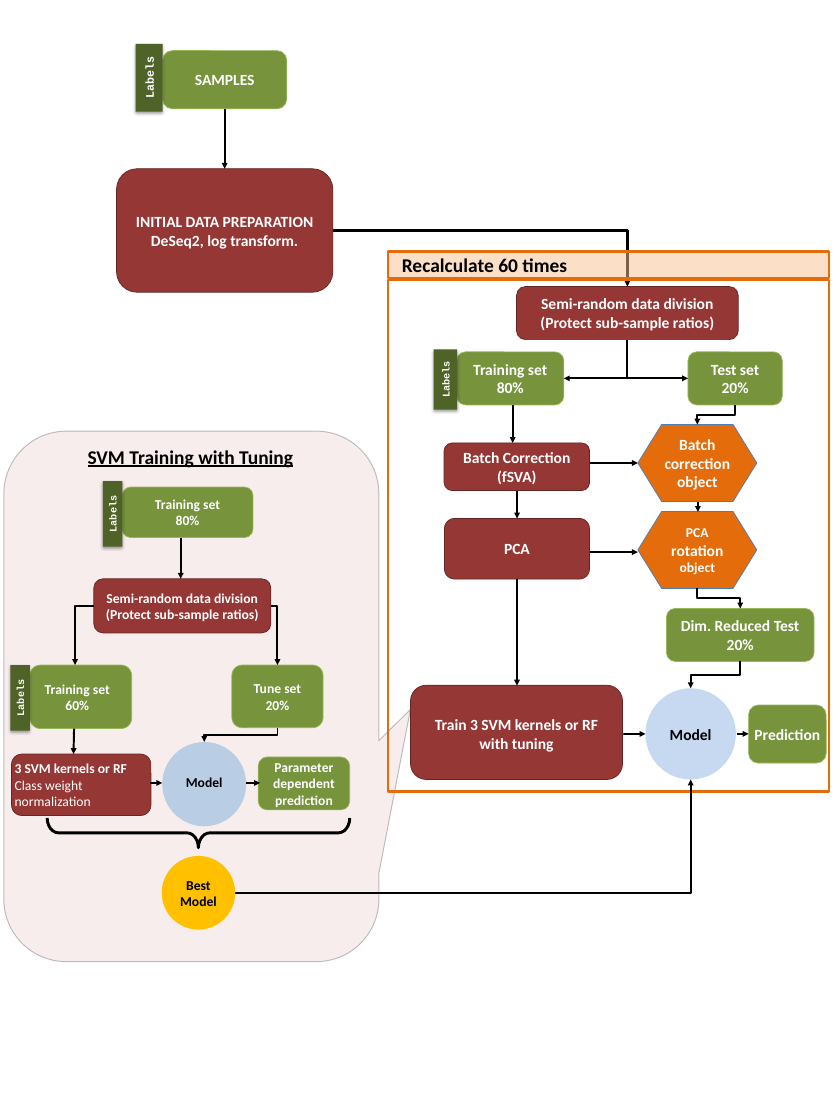
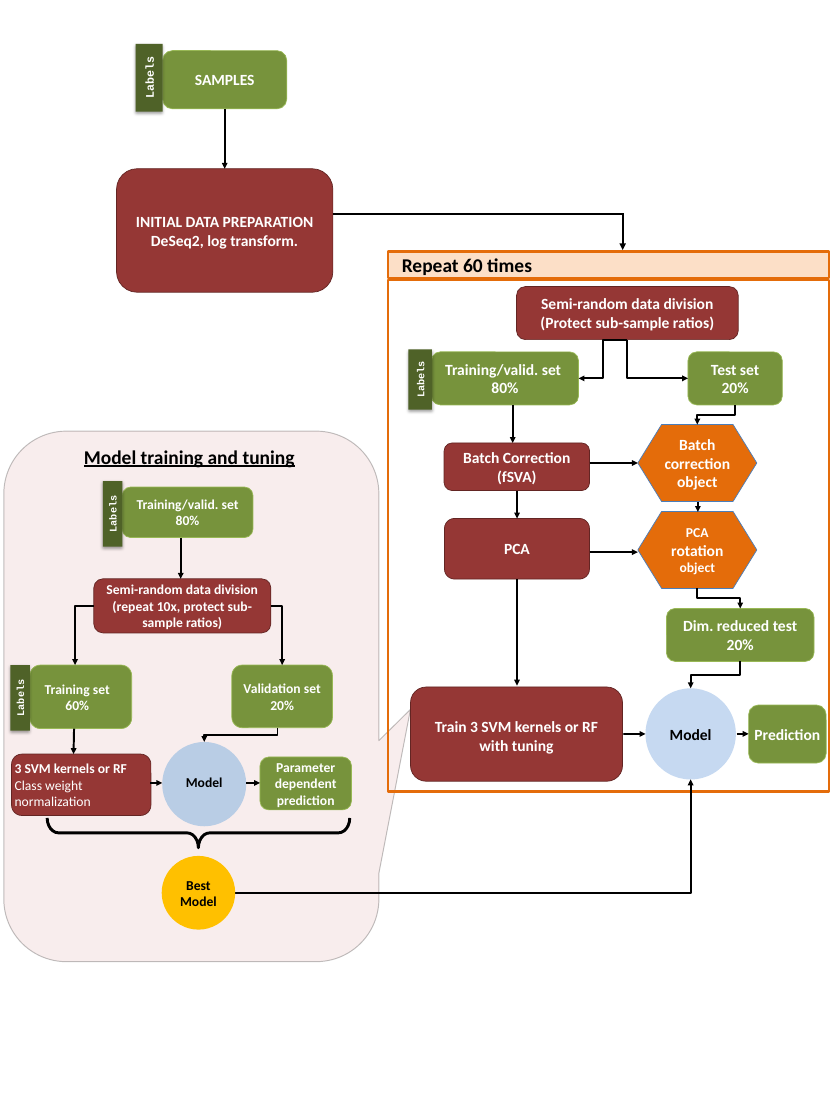
Before and after one commit to umutcaglar/ecoli_learning_bacterial_response_optimization, a slide deck: slide 1 of text/figures/figrue_preperation/Figure2_Pipelinev6.pptx. Drawn at 840x1120 pixels with LibreOffice and Linux fonts; fonts in the diff are those of the drawing. Boxes give left, top, right and bottom in pixels: in the first picture for what was removed or moved away, otherwise in the second. Text is boxed around its words. In the diff, an @@ line names an element or a change of style, - is before the commit and + after.

```diff
--- a/text/figures/figrue_preperation/Figure2_Pipelinev6.pptx
+++ b/text/figures/figrue_preperation/Figure2_Pipelinev6.pptx
@@ elbow arrow removed from (333, 230) to (627, 286) @@
@@ line added from (333, 214) to (624, 214), #000000 2.25 pt @@
@@ arrow added from (623, 214) to (623, 250), #000000 2.25 pt @@
@@ text in rectangle at <box>402,258,532,278</box>: text changed @@
-Recalculate 60 times
+Repeat 60 times
@@ rectangle "Labels": place and size @@
-rectangle "Labels" at <box>433,349,457,410</box>
+rectangle "Labels" at <box>408,349,432,410</box>
@@ rounded rectangle "Training/valid. set": place and size @@
-rounded rectangle "Training/valid. set" at <box>457,352,564,405</box>
+rounded rectangle "Training/valid. set" at <box>431,352,578,405</box>
@@ elbow arrow moved from (627, 340) - (564, 379) to (627, 340) - (578, 379) @@
@@ text in rounded rectangle at <box>445,364,561,393</box>: text changed @@
-Training set
-80%
+Training/valid. set
+80%
@@ text at <box>84,450,295,468</box>: text changed @@
-SVM Training with Tuning
+Model training and tuning
@@ text in rounded rectangle at <box>136,499,239,525</box>: text changed @@
-Training set
-80%
+Training/valid. set 80%
@@ text in rounded rectangle at <box>106,584,258,629</box>: text changed @@
-Semi-random data division
-(Protect sub-sample ratios)
+Semi-random data division (repeat 10x, protect sub-sample ratios)
@@ elbow arrow moved from (271, 606) - (277, 665) to (271, 606) - (282, 665) @@
@@ text in rounded rectangle at <box>683,620,797,631</box>: text changed @@
-Dim. Reduced Test
+Dim. reduced test
@@ rounded rectangle "Validation set 20%": place and size @@
-rounded rectangle "Validation set 20%" at <box>232,665,323,728</box>
+rounded rectangle "Validation set 20%" at <box>232,665,332,728</box>
@@ text in rounded rectangle at <box>243,683,321,710</box>: text changed @@
-Tune set
-20%
+Validation set
+20%
@@ elbow arrow moved from (235, 892) - (691, 780) to (210, 892) - (691, 780) @@
```
Also in this commit, not shown: 2 other files.
